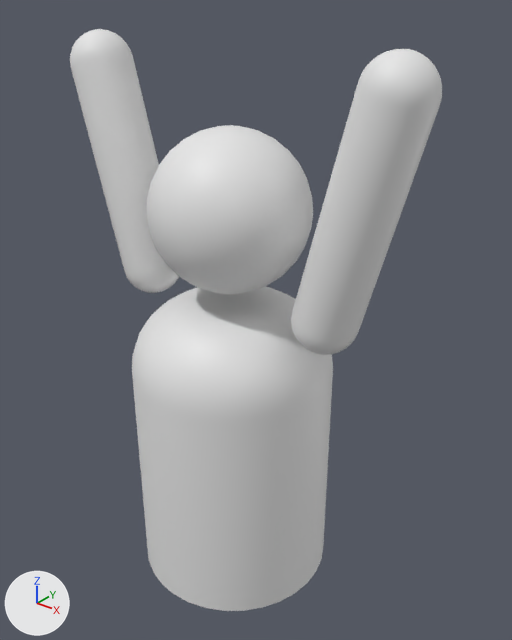
A saved change to the Blender file Assets/Resources/Models/Person.blend.
One viewpoint serves both versions: a camera (50 mm lens) standing at (4.07, -4.71, 5.82) and looking at (0.15, 0.18, 2.78). Every picture has the same lights, and +X, +Y and +Z are marked at lower left.

Objects in the first picture: 'Body', 'Head', 'Left hand', 'Rigth hand'.
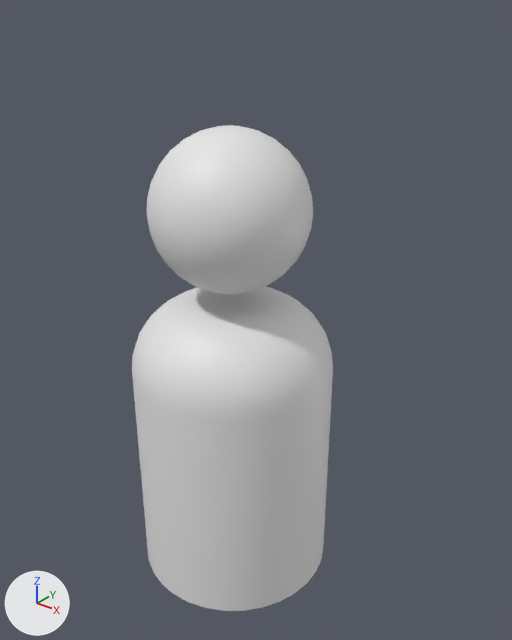
Changed parts and their boxes [x1, y1, x2, y2] in the pictures (512 x 640 px):
'Rigth hand', deleted
    before: [291, 49, 442, 355]
'Left hand', deleted
    before: [70, 29, 179, 293]

Diff of the bpy script that builds the scene:
```diff
--- a/Assets/Resources/Models/Person.blend.py
+++ b/Assets/Resources/Models/Person.blend.py
@@ ob_rigth_hand @@
-ob_rigth_hand = bpy.data.objects.new('Rigth hand', me_cylinder_001)
-ob_rigth_hand.location = (0.0, 0.0, 0.0)
@@ ob_left_hand @@
-ob_left_hand = bpy.data.objects.new('Left hand', me_cylinder_002)
-ob_left_hand.location = (0.0, 0.0, 0.0)
```
